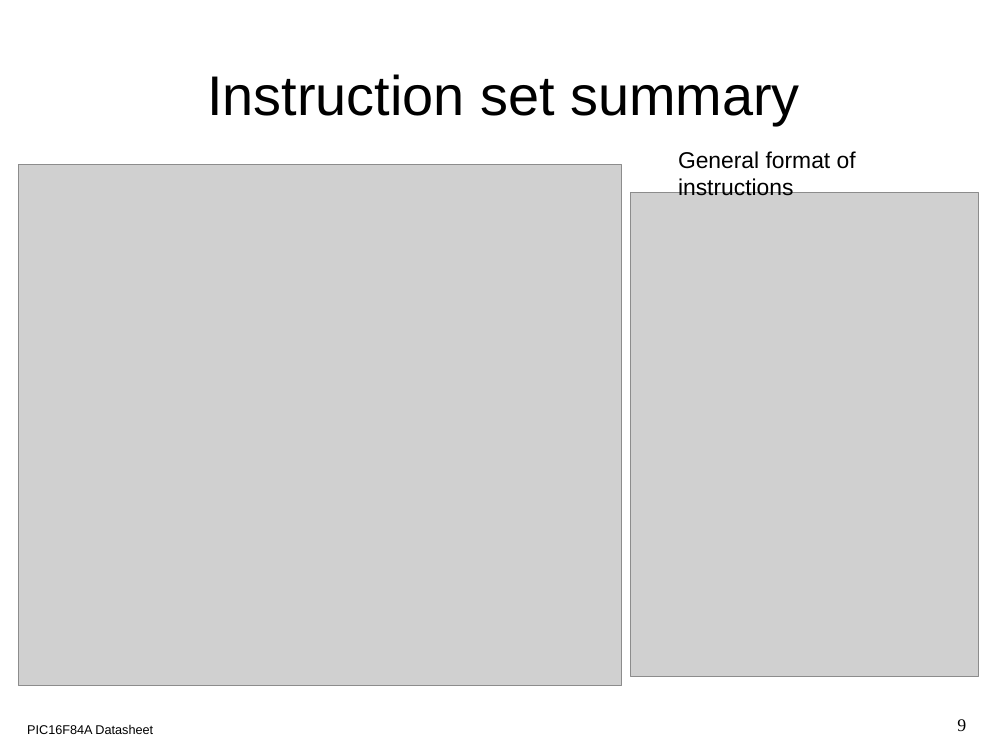
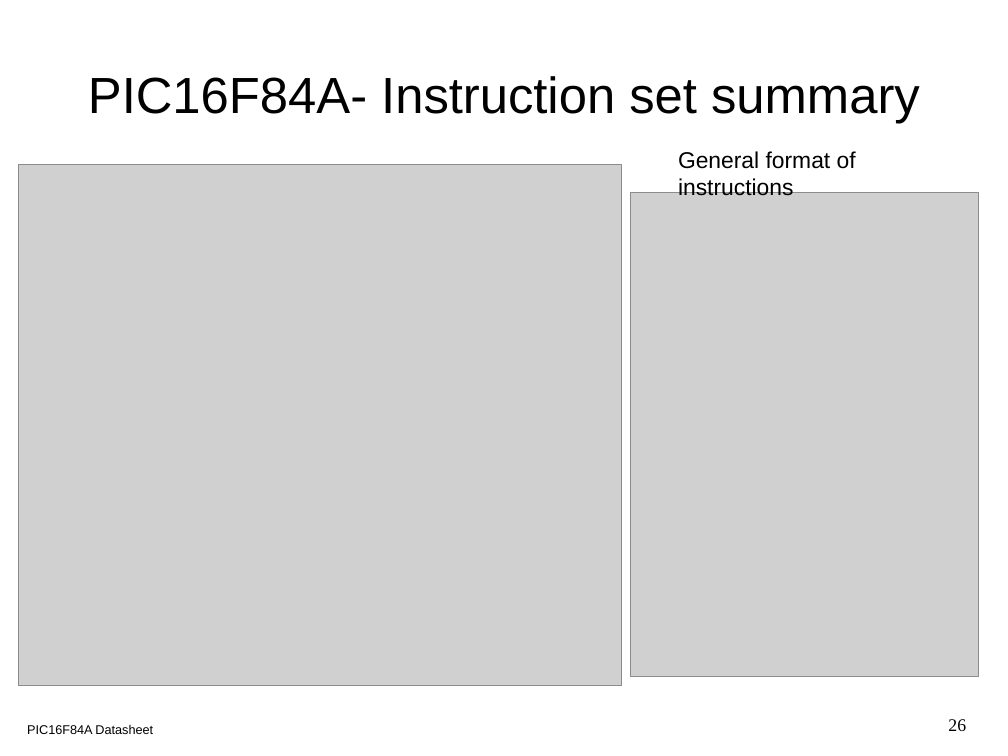
Before and after one commit to nandithaec/c-code-project, a slide deck: slide 26 of report/R&D_project.odp (slide 9 before the commit). Drawn at 1008x756 pixels with LibreOffice and Linux fonts; fonts in the diff are those of the drawing; grey boxes stand for pictures. Boxes give left, top, right and bottom in pixels: in the first picture for what was removed or moved away, otherwise in the second. Text is boxed around its words. In the diff, an @@ line names an element or a change of style, - is before the commit and + after.

```diff
--- a/report/R&D_project.odp
+++ b/report/R&D_project.odp
@@ title at <box>88,76,920,124</box>: text changed; size 44 to 40 pt @@
-Instruction set summary
+PIC16F84A- Instruction set summary
@@ page number at <box>948,719,966,731</box>: text changed @@
-9
+26
```
Also in this commit, not shown: 2 other slides changed, 4 slides added, 2 other files.
